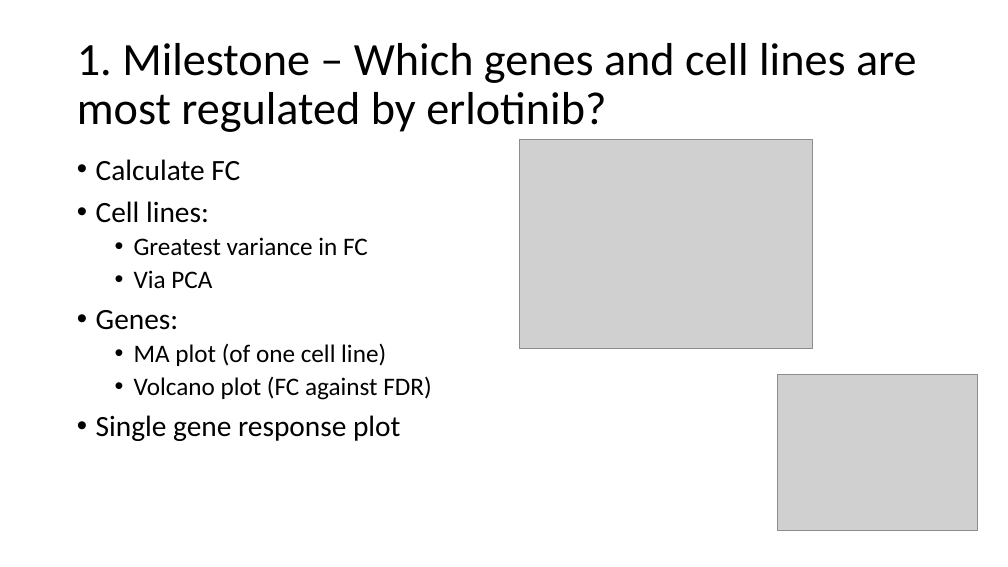
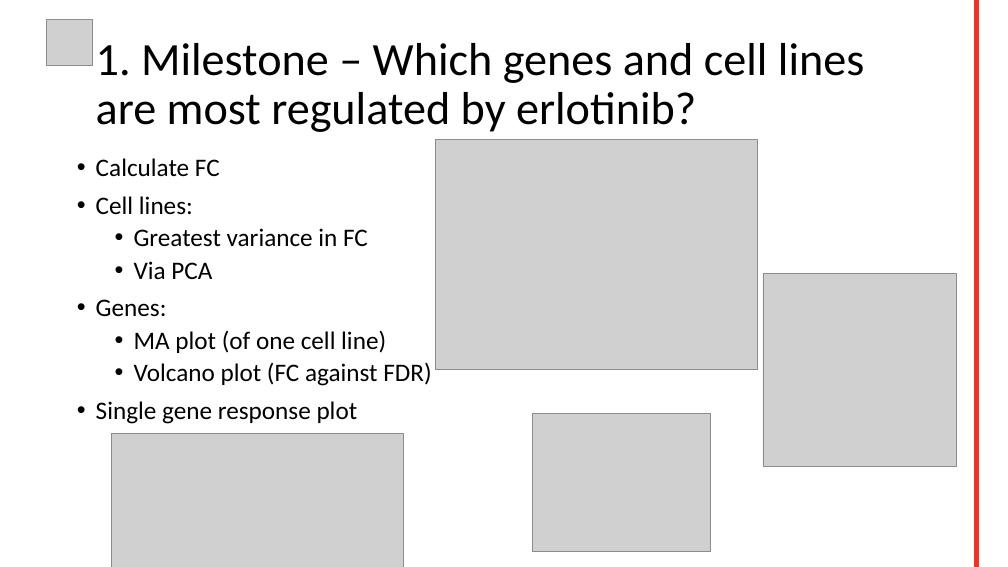
Before and after one commit to datascience-mobi/group-04-project-2-4, a slide deck: slide 4 of Project proposal.pptx. Drawn at 1008x567 pixels with LibreOffice and Linux fonts; fonts in the diff are those of the drawing; grey boxes stand for pictures; background and template pictures are left out. Boxes give left, top, right and bottom in pixels: in the first picture for what was removed or moved away, otherwise in the second. Text is boxed around its words. In the diff, an @@ line names an element or a change of style, - is before the commit and + after.

```diff
--- a/Project proposal.pptx
+++ b/Project proposal.pptx
@@ picture added at (46, 19, 92, 65) @@
@@ rectangle added at (975, 0, 979, 567), fill #F63122, outline #F63122 1 pt @@
@@ title "1. Milestone – Which genes ..." rewrapped from (77, 43, 917, 132) to (96, 43, 864, 132) @@
@@ picture: place and size @@
-picture at (520, 140, 812, 349)
+picture at (436, 140, 758, 370)
@@ text at (96, 158, 358, 424): size 28 to 24 pt in "Calculate FC", "Cell lines:", "Genes:", "Single gene response plot" @@
@@ picture added at (763, 273, 957, 467) @@
@@ picture: place and size @@
-picture at (778, 374, 978, 530)
+picture at (532, 414, 710, 553)
@@ picture added at (112, 433, 404, 567) @@
```
Also in this commit, not shown: 6 other slides changed.
